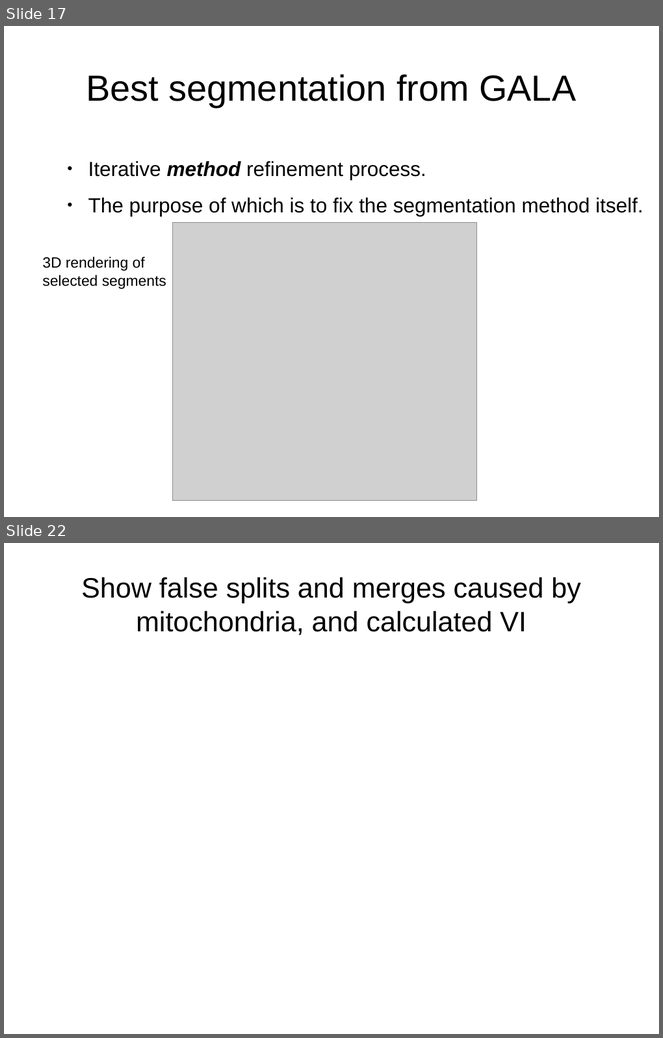
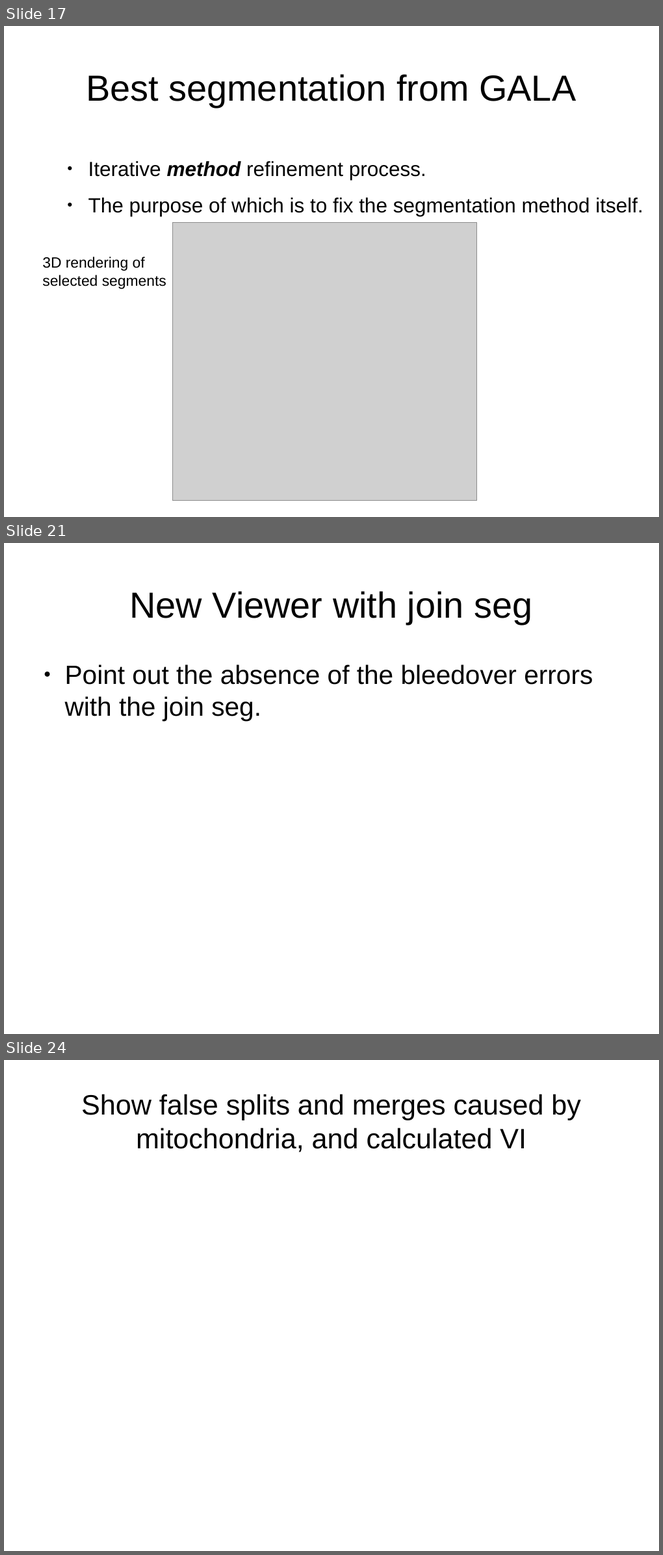
Before and after one commit to JohnnyTeutonic/view_all, a slide deck: Segmentation_Presentation.odp. Shown one above the other, each under a label of ours: slides 17 and 22 before the commit, slides 17, 21 and 24 after it; the slides between them are not shown. The pictures are 663x1038 and 663x1555 pixels, drawn with LibreOffice and Linux fonts; fonts in the diff are those of the drawing; grey boxes stand for pictures. Boxes give left, top, right and bottom in pixels: in the first picture for what was removed or moved away, otherwise in the second. Text is boxed around its words. In the diff, an @@ line names an element or a change of style, - is before the commit and + after.

```diff
--- a/Segmentation_Presentation.odp
+++ b/Segmentation_Presentation.odp
@@ slide 21 added at (x1=4, y1=543, x2=659, y2=1034), background #FFFFFF @@
@@ title added at (x1=130, y1=591, x2=532, y2=624), 44 pt, text #000000 @@
+New Viewer with join seg
@@ text added at (x1=65, y1=665, x2=593, y2=721), 32 pt, text #000000 @@
+● Point out the absence of the bleedover errors with the join seg.
@@ what was slide 22 is now slide 24 @@
```
Also in this commit, not shown: 9 slides changed, 1 other slide added.
